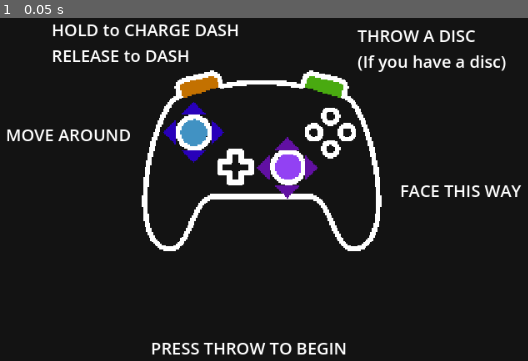
Above: before the commit, frame 1.
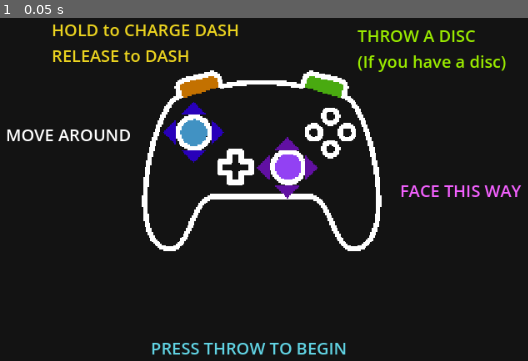
Above: after the commit, the same moment.

Repository: catgirl-software/nor2
Game: Godot game, scene res://scenes/game_scenes/tutorial_screen.tscn
The game is run twice, just before and just after one commit, with the same random seed, the same clock (stepped at 60 frames per second) and the same inputs. This scene is started directly instead of the project's main scene.
Inputs:
- Up to frame 1 (0.05 s): no input

The runs differ from the first frame. In frame 1, 3.1% of the frame differs, in the area x 10-99%, y 1-99%.

Commit message:
Add content to tutorial scene

Diff:
--- a/scenes/game_scenes/tutorial_screen.tscn
+++ b/scenes/game_scenes/tutorial_screen.tscn
@@ -1,7 +1,8 @@
-[gd_scene load_steps=4 format=3 uid="uid://cprhlqyl7mvgy"]
+[gd_scene load_steps=5 format=3 uid="uid://cj0ycxytwnebs"]
 
 [ext_resource type="Script" path="res://scenes/game_scenes/tutorial_screen.gd" id="1_bhscm"]
 [ext_resource type="Texture2D" uid="uid://ijuon5n2hgab" path="res://sprites/ase/controller.png" id="1_v34o5"]
+[ext_resource type="Script" path="res://scripts/TeamMarker.gd" id="2_p4php"]
 
 [sub_resource type="LabelSettings" id="LabelSettings_r7ikf"]
 font_size = 20
@@ -46,6 +47,10 @@
 text = "PRESS THROW TO BEGIN"
 label_settings = SubResource("LabelSettings_r7ikf")
 
+[node name="TeamMarker" type="Node" parent="Label"]
+script = ExtResource("2_p4php")
+team = 3
+
 [node name="Label2" type="Label" parent="."]
 layout_mode = 0
 offset_left = 624.0
@@ -54,6 +59,10 @@
 offset_bottom = 286.0
 text = "FACE THIS WAY"
 label_settings = SubResource("LabelSettings_r7ikf")
+
+[node name="TeamMarker" type="Node" parent="Label2"]
+script = ExtResource("2_p4php")
+team = 4
 
 [node name="Label3" type="Label" parent="."]
 layout_mode = 0
@@ -65,6 +74,10 @@
 (If you have a disc)"
 label_settings = SubResource("LabelSettings_r7ikf")
 
+[node name="TeamMarker" type="Node" parent="Label3"]
+script = ExtResource("2_p4php")
+team = 1
+
 [node name="Label4" type="Label" parent="."]
 layout_mode = 0
 offset_left = 206.0
@@ -74,3 +87,7 @@
 text = "HOLD to CHARGE DASH
 RELEASE to DASH"
 label_settings = SubResource("LabelSettings_r7ikf")
+
+[node name="TeamMarker" type="Node" parent="Label4"]
+script = ExtResource("2_p4php")
+team = 2
--- /dev/null
+++ b/scripts/TeamMarker.gd
@@ -0,0 +1,9 @@
+extends Node
+class_name TeamMarker
+
+@export_range(1,4) var team : int
+
+func _ready():
+	if "self_modulate" in get_parent():
+		print("setting to index: ", str(team - 1), ", colour: ", str(TeamSettings.team_colours[team-1]))
+		get_parent().self_modulate = TeamSettings.team_colours[team-1]
